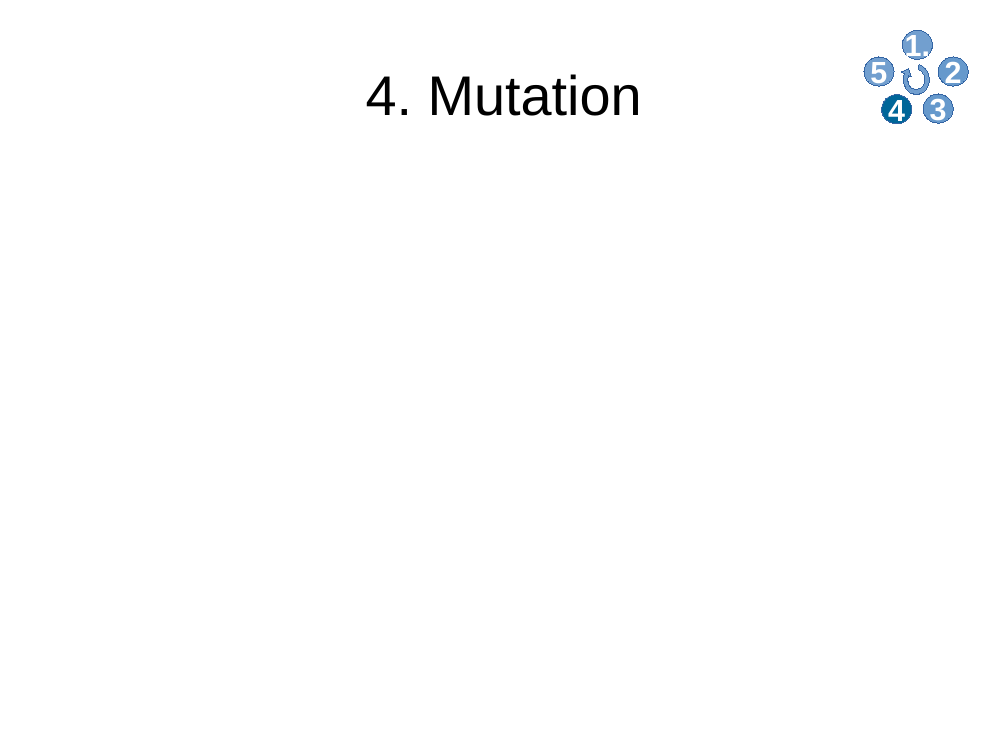
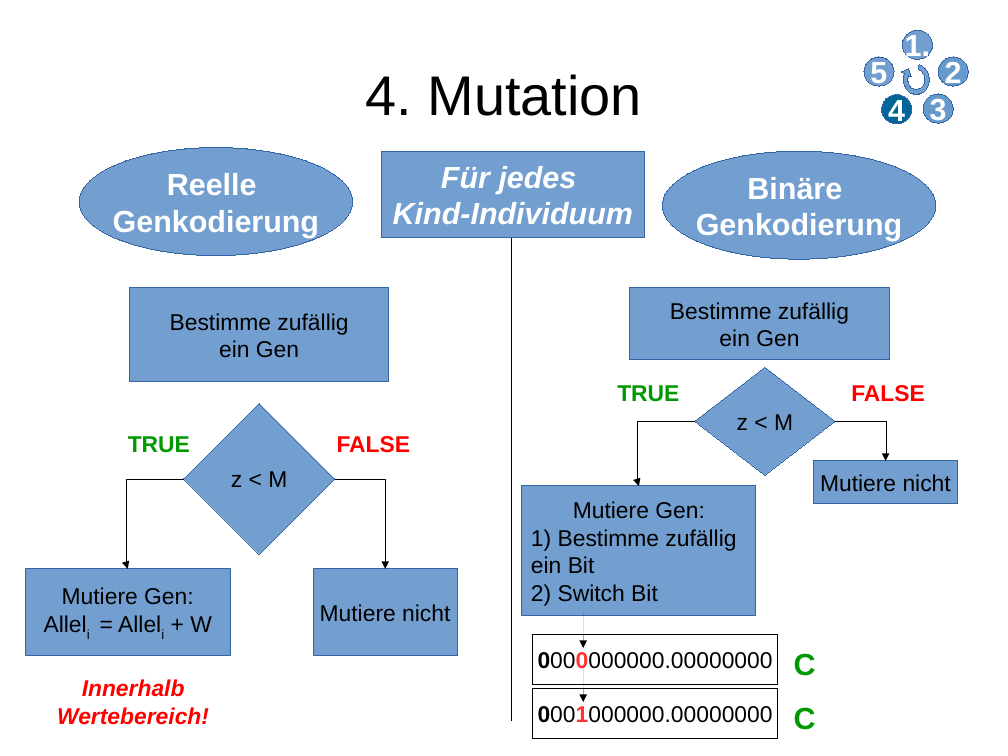
Before and after one commit to lblissett/evo-project, a slide deck: slide 7 of src/data/presentation/geopras/Vortrag_Evo_ErsterTeil.odp. Drawn at 1008x756 pixels with LibreOffice and Linux fonts; fonts in the diff are those of the drawing. Boxes give left, top, right and bottom in pixels: in the first picture for what was removed or moved away, otherwise in the second. Text is boxed around its words. In the diff, an @@ line names an element or a change of style, - is before the commit and + after.

```diff
--- a/src/data/presentation/geopras/Vortrag_Evo_ErsterTeil.odp
+++ b/src/data/presentation/geopras/Vortrag_Evo_ErsterTeil.odp
@@ ellipse added at [80, 147, 353, 255], fill #729FCF, outline #3465A4 0 pt, 24 pt, text #FFFFFF, bold @@
+Reelle
+Genkodierung
@@ rectangle added at [381, 151, 644, 237], fill #729FCF, outline #3465A4 0 pt, 24 pt, text #FFFFFF, bold, italic @@
+Für jedes
+Kind-Individuum
@@ ellipse added at [662, 151, 936, 259], fill #729FCF, outline #3465A4 0 pt, 24 pt, text #FFFFFF, bold @@
+Binäre
+Genkodierung
@@ line added from (511, 223) to (511, 720), #000000 0 pt @@
@@ rectangle added at [130, 288, 389, 381], fill #729FCF, outline #3465A4 0 pt, 18 pt, text #000000 @@
+Bestimme zufällig
+ein Gen
@@ rectangle added at [630, 288, 889, 360], fill #729FCF, outline #3465A4 0 pt, 18 pt, text #000000 @@
+Bestimme zufällig
+ein Gen
@@ text added at [617, 385, 679, 402], 18 pt, text #009900, bold @@
+TRUE
@@ diamond added at [695, 368, 836, 476], fill #729FCF, outline #3465A4 0 pt, 18 pt, text #000000 @@
+z < M
@@ text added at [851, 385, 925, 402], 18 pt, text #FF0000, bold @@
+FALSE
@@ diamond added at [184, 403, 335, 554], fill #729FCF, outline #3465A4 0 pt, 18 pt, text #000000 @@
+z < M
@@ text added at [128, 436, 190, 453], 18 pt, text #009900, bold @@
+TRUE
@@ text added at [337, 436, 411, 453], 18 pt, text #FF0000, bold @@
+FALSE
@@ elbow arrow added from (695, 422) to (639, 487), #000000 0 pt @@
@@ elbow arrow added from (835, 422) to (886, 461), #000000 0 pt @@
@@ elbow arrow added from (184, 479) to (128, 569), #000000 0 pt @@
@@ elbow arrow added from (335, 479) to (385, 569), #000000 0 pt @@
@@ rectangle added at [814, 461, 958, 504], fill #729FCF, outline #3465A4 0 pt, 18 pt, text #000000 @@
+Mutiere nicht
@@ rectangle added at [522, 486, 756, 616], fill #729FCF, outline #3465A4 0 pt, 18 pt, text #000000 @@
+Mutiere Gen:
+1) Bestimme zufällig
+ein Bit
+2) Switch Bit
@@ rectangle added at [26, 569, 231, 655], fill #729FCF, outline #3465A4 0 pt, 18 pt, text #000000 @@
+Mutiere Gen:
+Alleli = Alleli + W
@@ rectangle added at [314, 569, 457, 655], fill #729FCF, outline #3465A4 0 pt, 18 pt, text #000000 @@
+Mutiere nicht
@@ arrow added from (584, 612) to (584, 649), #000000 0 pt @@
@@ rectangle added at [533, 635, 778, 685], fill #FFFFFF, outline #000000 0 pt, 18 pt, text #000000 @@
+0000000000.00000000
@@ text added at [794, 653, 816, 676], 24 pt, text #009900, bold @@
+C
@@ text added at [57, 679, 209, 725], 18 pt, text #FF0000, bold, italic @@
+Innerhalb Wertebereich!
@@ rectangle added at [533, 689, 778, 739], fill #FFFFFF, outline #000000 0 pt, 18 pt, text #000000 @@
+0001000000.00000000
@@ arrow added from (584, 666) to (584, 702), #000000 0 pt @@
@@ text added at [794, 707, 816, 730], 24 pt, text #009900, bold @@
+C
```
Also in this commit, not shown: 2 other slides changed.
